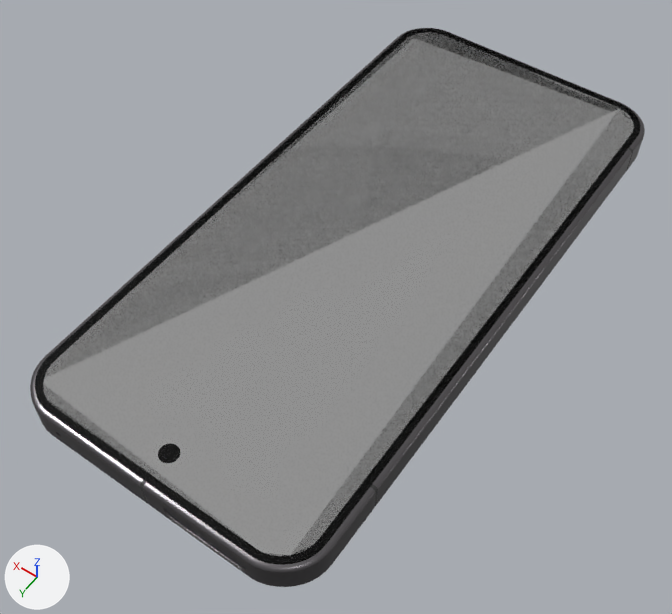
The glTF model data/processed/SMARTPHONE MODELS/Pixel 9A.glb as it was, and as the next commit left it.
The view is the same before and after, from a 50 mm camera at (-0.167, 0.261, 0.351) aimed at (0.001, 0.026, -0.019). The lights are fixed; the arrows at lower left show +X, +Y and +Z. The first picture is the older version.

Objects in the first picture: 'Back', 'Glass'.
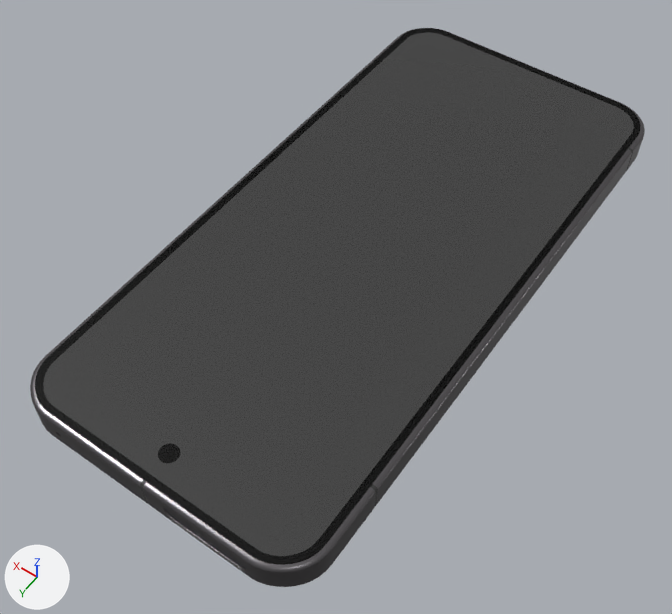
Where the change shows, as pixel boxes [x1, y1, x2, y2] in the pictures (672 x 614 px):
'Glass', surface changed: [40, 28, 637, 559] in both

Patch to the scene script:
```diff
--- a/data/processed/SMARTPHONE MODELS/Pixel 9A.glb.py
+++ b/data/processed/SMARTPHONE MODELS/Pixel 9A.glb.py
@@ mat_top_glass @@
 mat_top_glass.roughness = 0.376
-mat_top_glass.alpha = 0.686
+mat_top_glass.alpha = 0.92
 mat_top_glass.transmission_weight = 1.0
```
